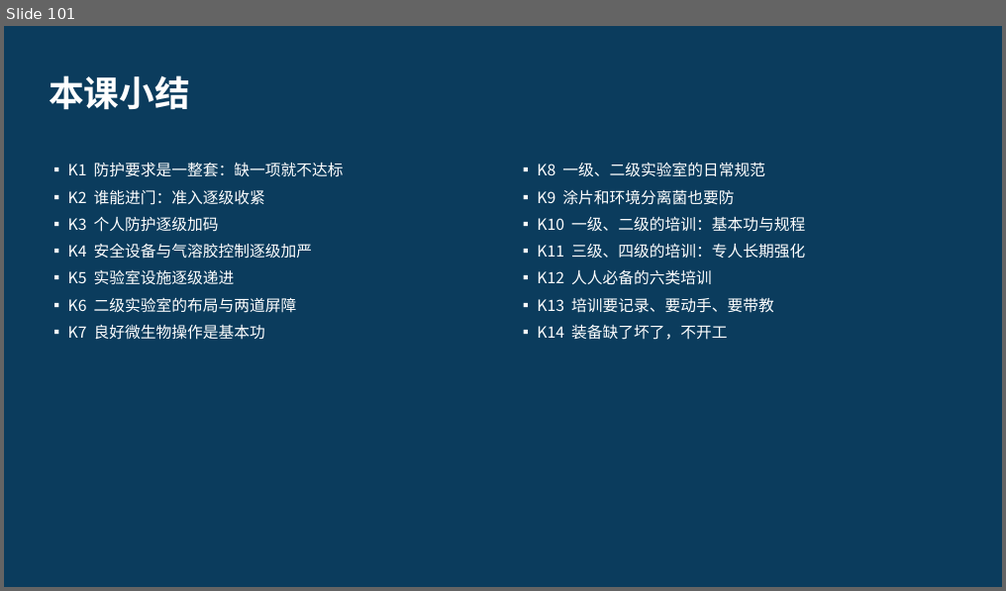
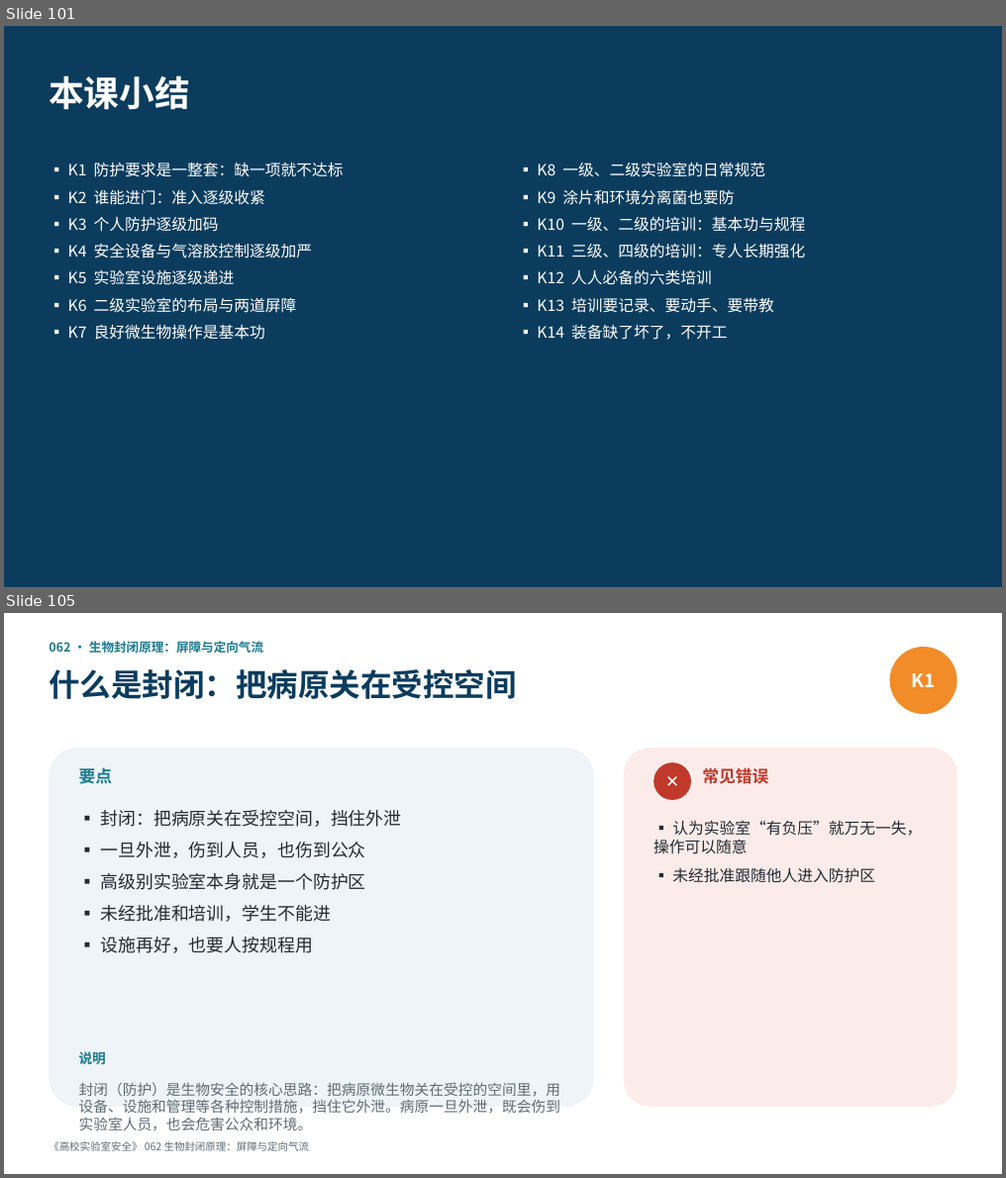
Before and after one commit to hanrongwx-max/videoyoutubo, a slide deck: course/高校实验室安全/课件/第6章_生物安全.pptx. Shown one above the other, each under a label of ours: slide 101 before the commit, slides 101 and 105 after it; the slides between them are not shown. The pictures are 1006x591 and 1006x1178 pixels, drawn with LibreOffice and Linux fonts; fonts in the diff are those of the drawing. Boxes give left, top, right and bottom in pixels: in the first picture for what was removed or moved away, otherwise in the second. Text is boxed around its words. In the diff, an @@ line names an element or a change of style, - is before the commit and + after.

```diff
--- a/course/高校实验室安全/课件/第6章_生物安全.pptx
+++ b/course/高校实验室安全/课件/第6章_生物安全.pptx
@@ slide 105 added at (x1=4, y1=613, x2=1002, y2=1174), background #FFFFFF @@
@@ text added at (x1=49, y1=641, x2=263, y2=653), 12 pt, text #1D7A8C, bold @@
+062 · 生物封闭原理：屏障与定向气流
@@ text added at (x1=49, y1=669, x2=516, y2=699), 30 pt, text #0B3C5D, bold @@
+什么是封闭：把病原关在受控空间
@@ ellipse added at (x1=890, y1=647, x2=957, y2=714), fill #F28C28, 18 pt, text #FFFFFF, bold @@
+K1
@@ rounded rectangle added at (x1=49, y1=748, x2=594, y2=1107), fill #EEF4F7 @@
@@ rounded rectangle added at (x1=624, y1=748, x2=957, y2=1107), fill #FBECEA @@
@@ text added at (x1=79, y1=768, x2=113, y2=784), 16 pt, text #1D7A8C, bold @@
+要点
@@ ellipse added at (x1=653, y1=762, x2=691, y2=800), fill #C0392B, 16 pt, text #FFFFFF, bold @@
+✕
@@ text added at (x1=702, y1=768, x2=768, y2=784), 16 pt, text #C0392B, bold @@
+常见错误
@@ text added at (x1=100, y1=810, x2=401, y2=954), 17 pt, text #222B33 @@
+▪ 封闭：把病原关在受控空间，挡住外泄
+▪ 一旦外泄，伤到人员，也伤到公众
+▪ 高级别实验室本身就是一个防护区
+▪ 未经批准和培训，学生不能进
+▪ 设施再好，也要人按规程用
@@ text added at (x1=653, y1=820, x2=922, y2=883), 15 pt, text #222B33 @@
+▪ 认为实验室“有负压”就万无一失，操作可以随意
+▪ 未经批准跟随他人进入防护区
@@ text added at (x1=79, y1=1053, x2=106, y2=1064), 13 pt, text #1D7A8C, bold @@
+说明
@@ text added at (x1=79, y1=1082, x2=560, y2=1132), 14 pt, text #5F6B75 @@
+封闭（防护）是生物安全的核心思路：把病原微生物关在受控的空间里，用设备、设施和管理等各种控制措施，挡住它外泄。病原一旦外泄，既会伤到实验室人员，也会危害公众和环境。
@@ text added at (x1=49, y1=1142, x2=310, y2=1152), 10 pt, text #5F6B75 @@
+《高校实验室安全》 062 生物封闭原理：屏障与定向气流
```
Also in this commit, not shown: 20 other slides added, 2 other files.
